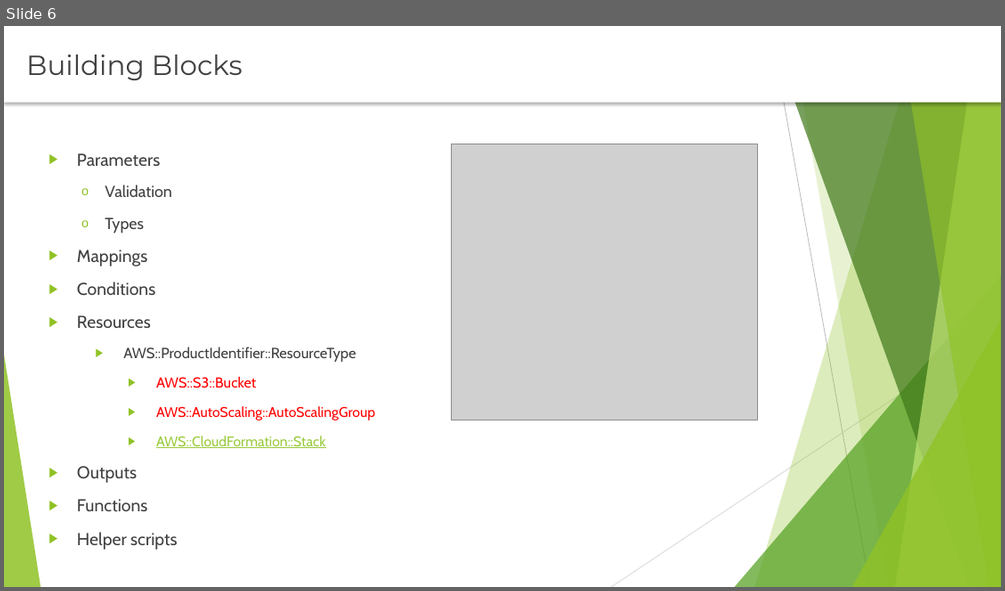
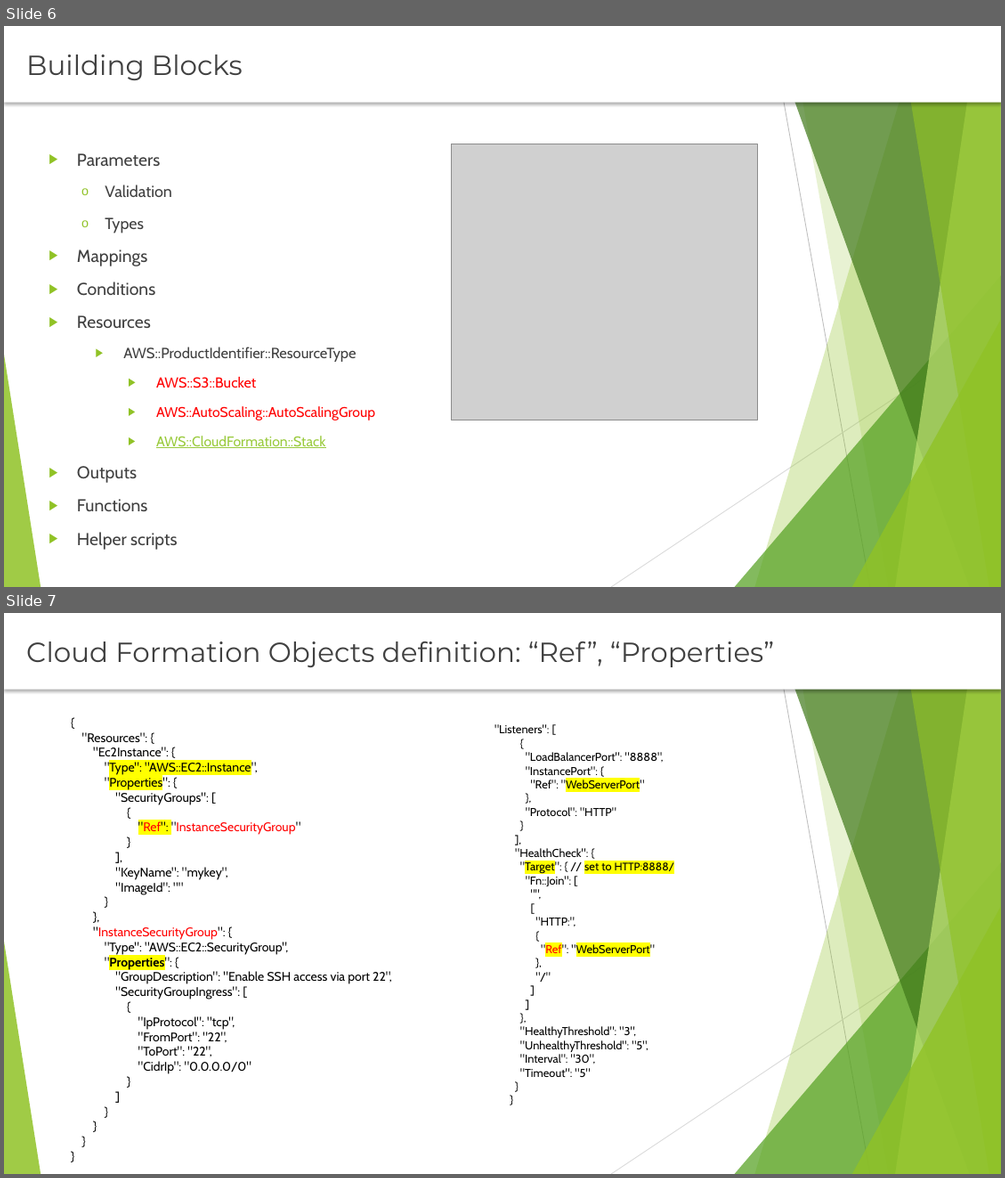
Before and after one commit to rusergei2010/AWSCourse2019, a slide deck: Lecture_4_CloudFormation/Cloudformation.pptx. Shown one above the other, each under a label of ours: slide 6 before the commit, slides 6 and 7 after it. The pictures are 1005x591 and 1005x1178 pixels, drawn with LibreOffice and Linux fonts; fonts in the diff are those of the drawing; grey boxes stand for pictures. Boxes give left, top, right and bottom in pixels: in the first picture for what was removed or moved away, otherwise in the second. Text is boxed around its words. In the diff, an @@ line names an element or a change of style, - is before the commit and + after.

Commit message:
CloudFormation lecture updated

```diff
--- a/Lecture_4_CloudFormation/Cloudformation.pptx
+++ b/Lecture_4_CloudFormation/Cloudformation.pptx
@@ slide 7 added at [4,613,1001,1174], background #FFFFFF; not listed: 10 template elements that a slide beside it also shows @@
@@ text added at [4,613,1001,690], fill #FFFFFF, 26.7 pt, text #404040 @@
+Cloud Formation Objects definition: “Ref”, “Properties”
@@ text added at [82,732,392,1074], 12 pt, text #000000 @@
+{
+"Resources": {
+"Ec2Instance": {
+"Type": "AWS::EC2::Instance",
+"Properties": {
+"SecurityGroups": [
+{
+"Ref": "InstanceSecurityGroup"
+}
+],
+"KeyName": "mykey",
+"ImageId": ""
+}
+},
+"InstanceSecurityGroup": {
+"Type": "AWS::EC2::SecurityGroup",
+"Properties": {
+"GroupDescription": "Enable SSH access via port 22",
+"SecurityGroupIngress": [
+{
+"IpProtocol": "tcp",
+"FromPort": "22",
+"ToPort": "22",
+"CidrIp": "0.0.0.0/0"
+}
+]
+}
+}
+}
+}
@@ text added at [494,724,675,1077], 11 pt, text #000000 @@
+"Listeners": [
+{
+"LoadBalancerPort": "8888",
+"InstancePort": {
+"Ref": "WebServerPort"
+},
+"Protocol": "HTTP"
+}
+],
+"HealthCheck": {
+"Target": { // set to HTTP:8888/
+"Fn::Join": [
+"",
+[
+"HTTP:",
+{
+"Ref": "WebServerPort"
+},
+"/"
+]
+]
+},
+"HealthyThreshold": "3",
+"UnhealthyThreshold": "5",
+"Interval": "30",
+"Timeout": "5"
+}
+}
```
Also in this commit, not shown: 2 slides changed, 1 other slide added, 1 slide removed, 6 other files.
